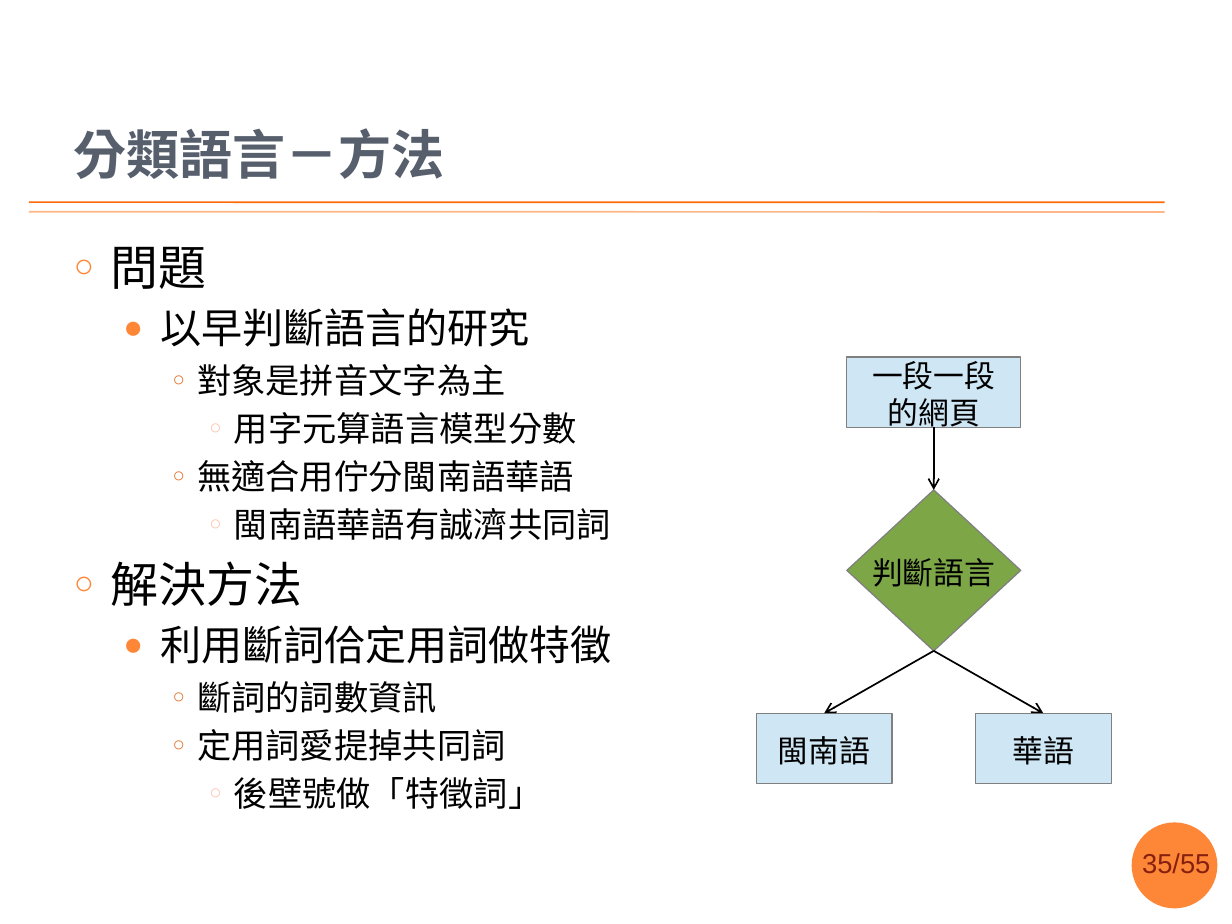
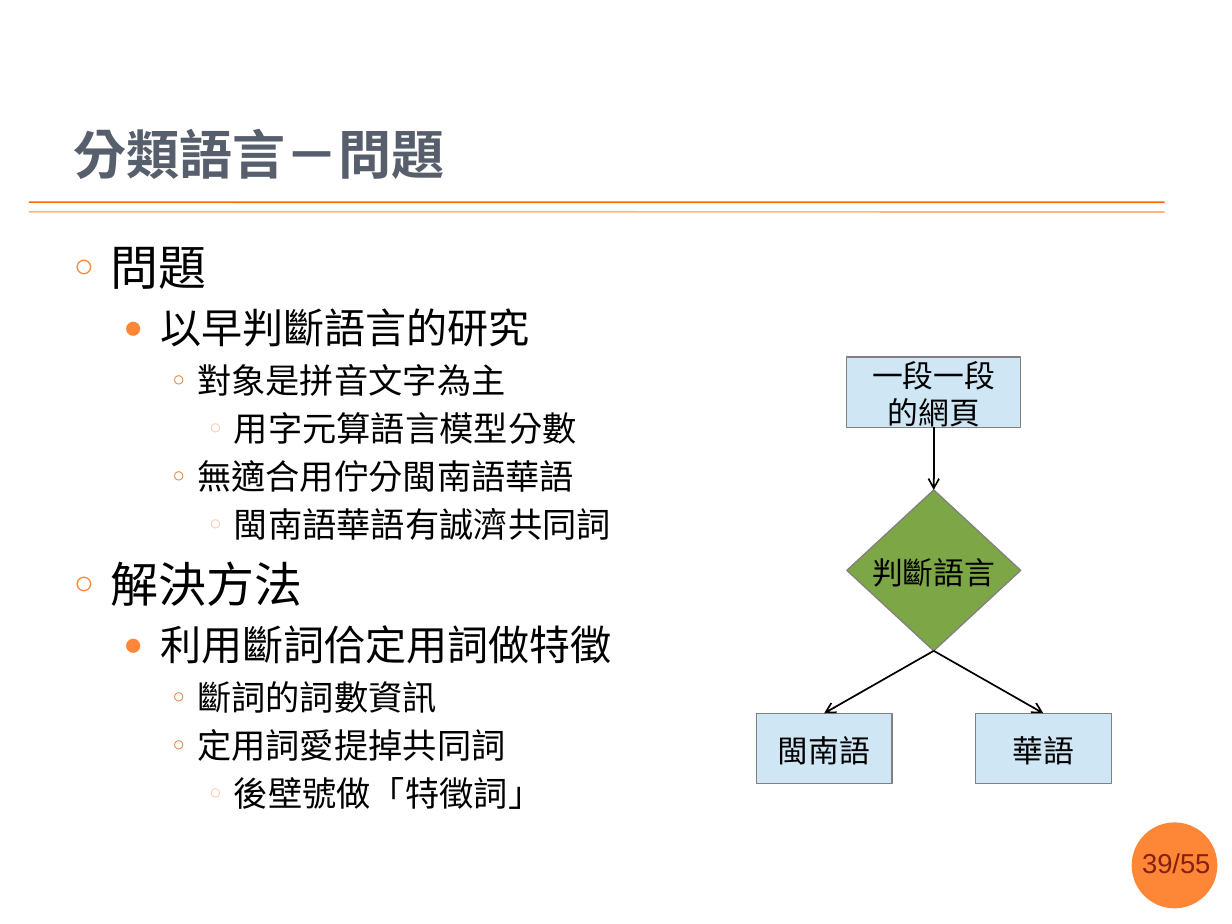
Before and after one commit to sih4sing5hong5/po3-ko3_tau5-iann2-phinn3, a slide deck: slide 39 of 翻譯報告.pptx (slide 35 before the commit). Drawn at 1232x924 pixels with LibreOffice and Linux fonts; fonts in the diff are those of the drawing; background and template pictures are left out. Boxes give left, top, right and bottom in pixels: in the first picture for what was removed or moved away, otherwise in the second. Text is boxed around its words. In the diff, an @@ line names an element or a change of style, - is before the commit and + after.

Commit message:
共實驗濫入方法內底 丞宏

```diff
--- a/翻譯報告.pptx
+++ b/翻譯報告.pptx
@@ title at <box>74,129,445,179</box>: text changed @@
-分類語言－方法
+分類語言－問題
@@ page number at <box>1142,853,1210,873</box>: text changed @@
-35/55
+39/55
```
Also in this commit, not shown: 8 other slides changed.
